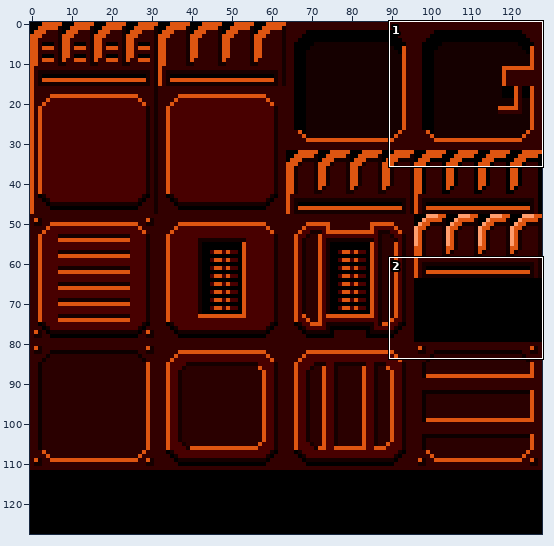
Two versions of one sprite sheet, resources/spritesheets/tiles/testtiles11.png. The first picture is a wide view before the edit; the outline marks the close-up.
Close-up. As it was:
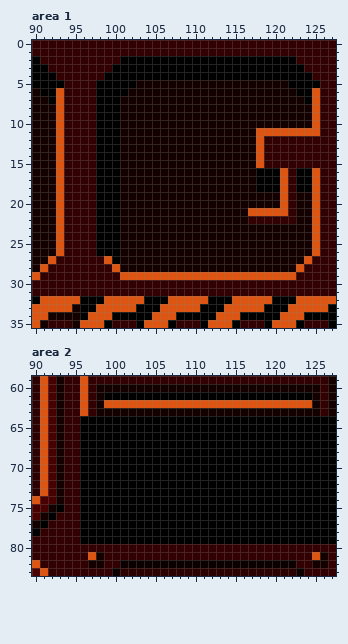
The file is 128x128 pixels. Colours within 5 levels of each other are drawn and written as one. Shown: area 1: x 90..127, y 0..35; area 2: x 90..127, y 59..83.
New version:
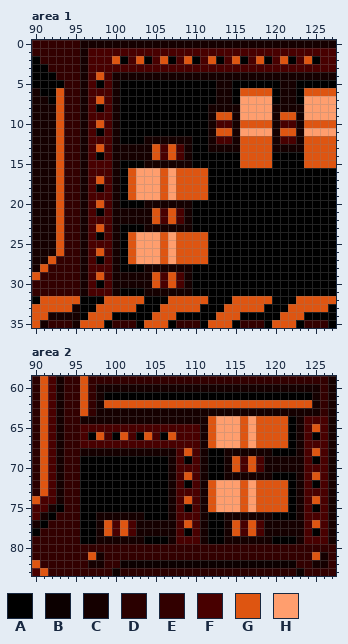
Palette (. is transparent): A #000000  B #0c0000  C #150000  D #2a0000  E #320000  F #480000  G #de5511  H #ff9e6e
Edits made:
--- area 1
@@ x 90..127 @@
- 0 EEEEEEEEEEEEEEEEEEEEEEEEEEEEEEEEEEEEEE
- 1 EEEEEEEEEEEEEEEEEEEEEEEEEEEEEEEEEEEEEE
- 2 AEEEEEEEEEEAAAAAAAAAAAAAAAAAAAAAAEEEEE
- 3 AAEEEEEEEEAAAAAAAAAAAAAAAAAAAAAAAAEEEE
- 4 AAAEEEEEEAAAAAAAAAAAAAAAAAAAAAAAAAAEEE
- 5 AAAAEEEEAAAAACCCCCCCCCCCCCCCCCCCAAAAEE
- 6 CAAGEEEEAAAACCCCCCCCCCCCCCCCCCCCCAAGEE
- 7 CCAGEEEEAAACCCCCCCCCCCCCCCCCCCCCCCAGEE
- 8 CCCGEEEEAAACCCCCCCCCCCCCCCCCCCCCCCCGEE
- 9 CCCGEEEEAAACCCCCCCCCCCCCCCCCCCCCCCCGEE
-10 CCCGEEEEAAACCCCCCCCCCCCCCCCCCCCCCCCGEE
-11 CCCGEEEEAAACCCCCCCCCCCCCCCCCGGGGGGGGEE
-12 CCCGEEEEAAACCCCCCCCCCCCCCCCCGEEEEEEEEE
-13 CCCGEEEEAAACCCCCCCCCCCCCCCCCGEEEEEEEEE
-14 CCCGEEEEAAACCCCCCCCCCCCCCCCCGEEEEEEEEE
-15 CCCGEEEEAAACCCCCCCCCCCCCCCCCGEEEEEEEEE
-16 CCCGEEEEAAACCCCCCCCCCCCCCCCCAAAGEAAGEE
-17 CCCGEEEEAAACCCCCCCCCCCCCCCCCAAAGEAAGEE
-18 CCCGEEEEAAACCCCCCCCCCCCCCCCCAAAGEAAGEE
-19 CCCGEEEEAAACCCCCCCCCCCCCCCCCCCCGECCGEE
-20 CCCGEEEEAAACCCCCCCCCCCCCCCCCCCCGECCGEE
-21 CCCGEEEEAAACCCCCCCCCCCCCCCCGGGGGECCGEE
-22 CCCGEEEEAAACCCCCCCCCCCCCCCCEEEEEECCGEE
-23 CCCGEEEEAAACCCCCCCCCCCCCCCCCCCCCCCCGEE
-24 CCCGEEEEAAACCCCCCCCCCCCCCCCCCCCCCCCGEE
-25 CCCGEEEEAAACCCCCCCCCCCCCCCCCCCCCCCCGEE
-26 CCCGEEEEAAACCCCCCCCCCCCCCCCCCCCCCCCGEE
-27 CCGEEEEEEGACCCCCCCCCCCCCCCCCCCCCCCGEEE
-28 CGEEEEEEEEGCCCCCCCCCCCCCCCCCCCCCCGEEEE
-29 GEEEEEEEEEEGGGGGGGGGGGGGGGGGGGGGGEEEEE
-30 EEEEEEEEEEEEEEEEEEEEEEEEEEEEEEEEEEEEEE
-31 EEEEEEEEEEEEEEEEEEEEEEEEEEEEEEEEEEEEEE
+ 0 EEEEEECCCCCCCCCCCCCCCCCCCCCCCCCCCCCCCC
+ 1 EEEEEECFFFFFFFFFFFFFFFFFFFFFFFFFFFFFFF
+ 2 AEEEEECFFFGAFGAFGAFGAFGAFGAFGAFGAFGAFF
+ 3 AAEEEECFFFFFFFFFFFFFFFFFFFFFFFFFFFFFFF
+ 4 AAAEEECFGFCCCCCCCCCCCCCCCCCCCCCCCCCCCC
+ 5 AAAAEECFAFCAAAAAAAAAAAACCAAAAAACCAAAAA
+ 6 CAAGEECFFFCAAAAAAAAAAAACCAGGGGACCAGGGG
+ 7 CCAGEECFGFCAAAAAAAAAAAACCAHHHHACCAHHHH
+ 8 CCCGEECFAFCAAAAAAAAAAACCCCHHHHCCCCHHHH
+ 9 CCCGEECFFFCAAAAAAAAAAACGGCHHHHCGGCHHHH
+10 CCCGEECFGFCAAAAAAAAAAACFFCGGGGCFFCGGGG
+11 CCCGEECFAFCAAAAAAAAAAACGGCHHHHCGGCHHHH
+12 CCCGEECFFFCAAACCCCCCAACFFCGGGGCFFCGGGG
+13 CCCGEECFGFCCCCCGFGFCAACCCCGGGGCCCCGGGG
+14 CCCGEECFAFCCCCCGFGFCAAAAAAGGGGAAAAGGGG
+15 CCCGEECFFFCAAACCCCCCAAAAAAGGGGAAAAGGGG
+16 CCCGEECFFFCAGHHHGHGGGGAAAAAAAAAAAAAAAA
+17 CCCGEECFGFCAGHHHGHGGGGAAAAAAAAAAAAAAAA
+18 CCCGEECFAFCAGHHHGHGGGGAAAAAAAAAAAAAAAA
+19 CCCGEECFFFCAGHHHGHGGGGAAAAAAAAAAAAAAAA
+20 CCCGEECFGFCAAACCCCCCAAAAAAAAAAAAAAAAAA
+21 CCCGEECFAFCCCCCGFGFCAAAAAAAAAAAAAAAAAA
+22 CCCGEECFFFCCCCCGFGFCAAAAAAAAAAAAAAAAAA
+23 CCCGEECFGFCAAACCCCCCAAAAAAAAAAAAAAAAAA
+24 CCCGEECFAFCAGHHHGHGGGGAAAAAAAAAAAAAAAA
+25 CCCGEECFFFCAGHHHGHGGGGAAAAAAAAAAAAAAAA
+26 CCCGEECFGFCAGHHHGHGGGGAAAAAAAAAAAAAAAA
+27 CCGEEECFAFCAGHHHGHGGGGAAAAAAAAAAAAAAAA
+28 CGEEEECFFFCAAACCCCCCAAAAAAAAAAAAAAAAAA
+29 GEEEEECFGFCCCCCGFGFCAAAAAAAAAAAAAAAAAA
+30 EEEEEECFAFCCCCCGFGFCAAAAAAAAAAAAAAAAAA
+31 EEEEEECFFFCAAACCCCCCAAAAAAAAAAAAAAAAAA
 32 AGGGGGAAAGGGGGAAAGGGGGAAAGGGGGAAAGGGGG
--- area 2
@@ x 90..127 @@
 63 DGFCEEGECCCCCCCCCCCCCCCCCCCCCCCCCCCCEC
-64 DGFCEEAAAAAAAAAAAAAAAAAAAAAAAAAAAAAAAA
-65 DGFCEEAAAAAAAAAAAAAAAAAAAAAAAAAAAAAAAA
-66 DGFCEEAAAAAAAAAAAAAAAAAAAAAAAAAAAAAAAA
-67 DGFCEEAAAAAAAAAAAAAAAAAAAAAAAAAAAAAAAA
-68 DGFCEEAAAAAAAAAAAAAAAAAAAAAAAAAAAAAAAA
-69 DGFCEEAAAAAAAAAAAAAAAAAAAAAAAAAAAAAAAA
-70 DGFCEEAAAAAAAAAAAAAAAAAAAAAAAAAAAAAAAA
-71 DGFCEEAAAAAAAAAAAAAAAAAAAAAAAAAAAAAAAA
-72 DGFCEEAAAAAAAAAAAAAAAAAAAAAAAAAAAAAAAA
-73 DGFCEEAAAAAAAAAAAAAAAAAAAAAAAAAAAAAAAA
-74 GFFCEEAAAAAAAAAAAAAAAAAAAAAAAAAAAAAAAA
-75 FFCAEEAAAAAAAAAAAAAAAAAAAAAAAAAAAAAAAA
-76 FCAEEEAAAAAAAAAAAAAAAAAAAAAAAAAAAAAAAA
-77 CAEEEEAAAAAAAAAAAAAAAAAAAAAAAAAAAAAAAA
-78 AEEEEEAAAAAAAAAAAAAAAAAAAAAAAAAAAAAAAA
-79 EEEEEEAAAAAAAAAAAAAAAAAAAAAAAAAAAAAAAA
+64 DGFCEECCCCCCCCCCCCCCCCGHHHGHGGGGACFFFC
+65 DGFCEEFFFFFFFFFFFFFFFCGHHHGHGGGGACFGFC
+66 DGFCEEFAGFAGFAGFAGFFFCGHHHGHGGGGACFAFC
+67 DGFCEEFFFFFFFFFFFFFFFCGHHHGHGGGGACFFFC
+68 DGFCEECCCCCCCCCCCCFGFCAACCCCCCAAACFGFC
+69 DGFCEEAAAAAAAAAAACFAFCAACGFGFCCCCCFAFC
+70 DGFCEEAAAAAAAAAAACFFFCAACGFGFCCCCCFFFC
+71 DGFCEEAAAAAAAAAAACFGFCAACCCCCCAAACFGFC
+72 DGFCEEAAAAAAAAAAACFAFCGHHHGHGGGGACFAFC
+73 DGFCEEAAAAAAAAAAACFFFCGHHHGHGGGGACFFFC
+74 GFFCEEAAAAAAAAAAACFGFCGHHHGHGGGGACFGFC
+75 FFCAEEAAAAAAAAAAACFAFCGHHHGHGGGGACFAFC
+76 FCAEEEAACCCCCCAAACFFFCAACCCCCCAAACFFFC
+77 CAEEEEAACGFGFCCCCCFGFCAACGFGFCCCCCFGFC
+78 AEEEEEAACGFGFCCCCCFAFCAACGFGFCCCCCFAFC
+79 EEEEEEAACCCCCCAAACFFFCAACCCCCCAAACFFFC
 80 EEEEEEEEEEEEEEEEEEEEEEEEEEEEEEEEEEEEEE
